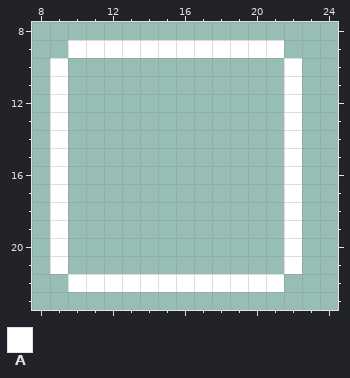
Pixel-art file, stored at Assets/HUD/Crosshair.aseprite. Above, as it was before the edit.
32x32 pixels, 1 frame. Shown: x 8..24, y 8..23.
Palette (. is transparent): A #ffffff
Pixels before, first column x 9:
 9 .AAAAAAAAAAAA.
10 A............A
11 A............A
12 A............A
13 A............A
14 A............A
15 A............A
16 A............A
17 A............A
18 A............A
19 A............A
20 A............A
21 A............A
22 .AAAAAAAAAAAA.
Once edited:
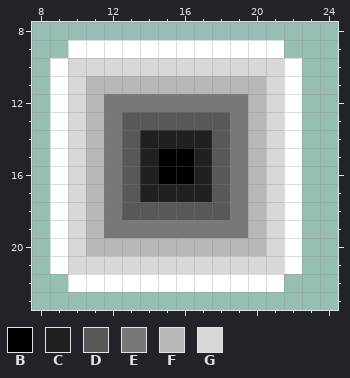
Colours new in this view: B #000000  C #202020  D #585858  E #787878  F #b8b8b8  G #d8d8d8
Changes in this commit:
layer "Crosshair_ChargeMap" added
Changed rows in their new state; - is an unchanged pixel.
Layer "Crosshair_ChargeMap":
first column x 10:
10 GGGGGGGGGGGG
11 GFFFFFFFFFFG
12 GFEEEEEEEEFG
13 GFEDDDDDDEFG
14 GFEDCCCCDEFG
15 GFEDCBBCDEFG
16 GFEDCBBCDEFG
17 GFEDCCCCDEFG
18 GFEDDDDDDEFG
19 GFEEEEEEEEFG
20 GFFFFFFFFFFG
21 GGGGGGGGGGGG
Where, in picture pixels (left, top, right, bottom), the same in both pictures:
added: (68, 58, 284, 274)
